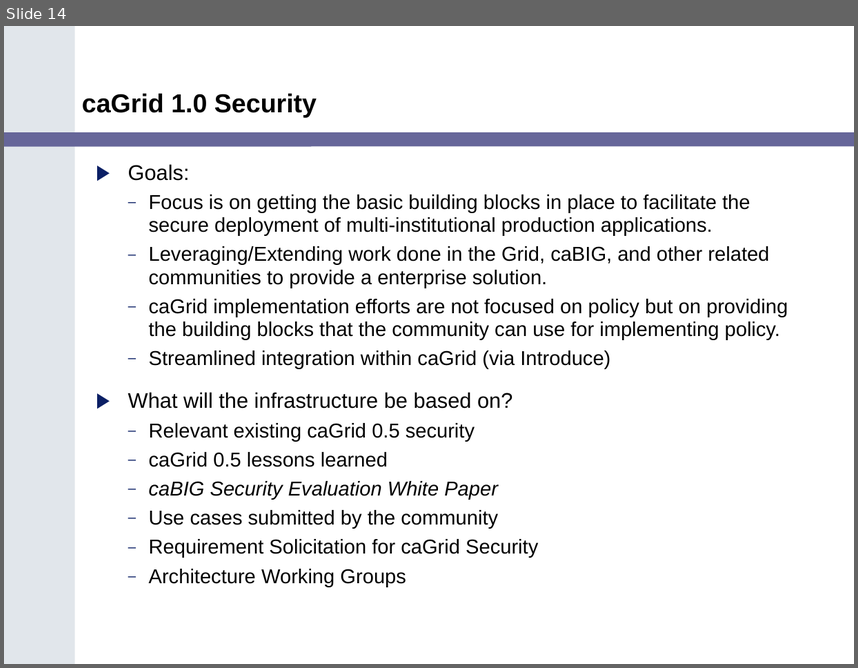
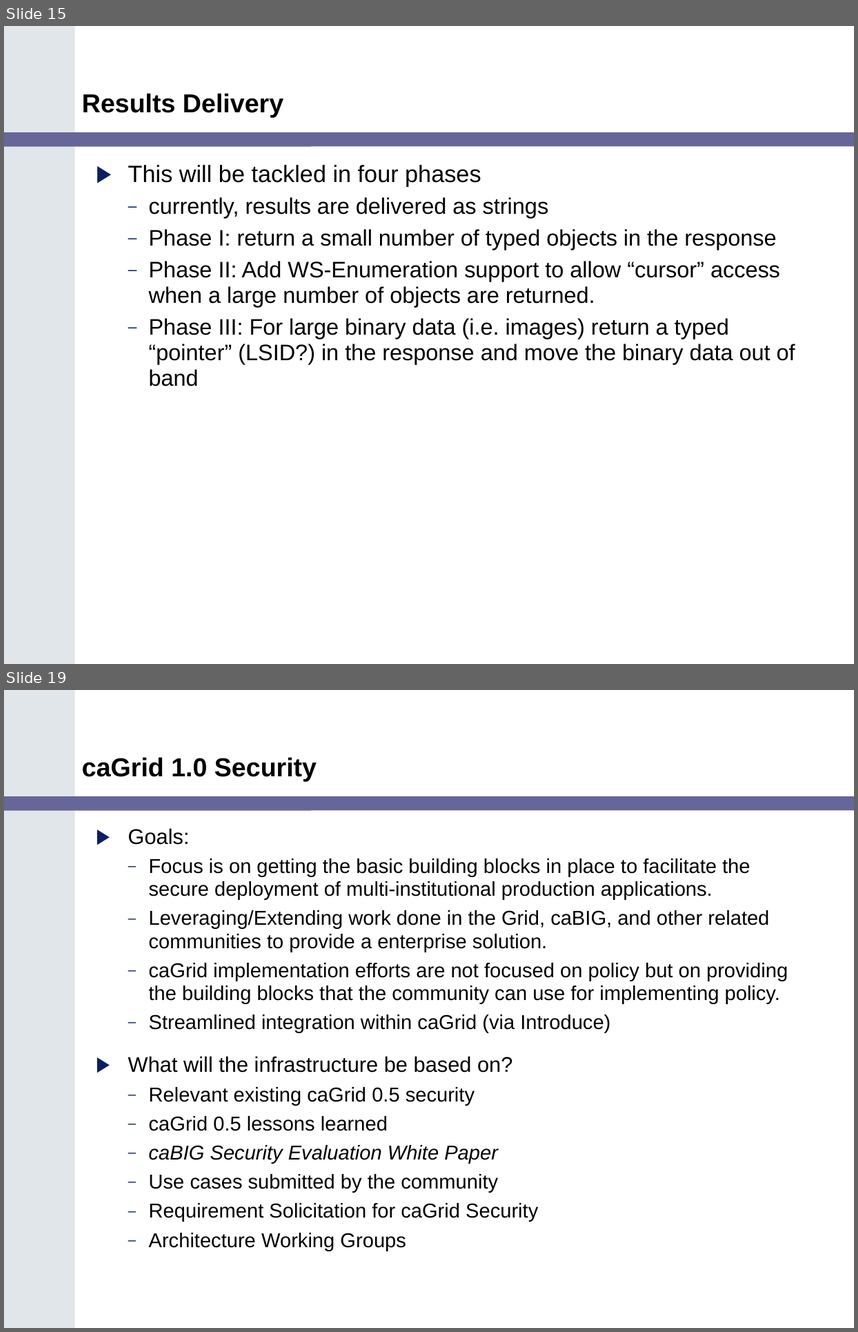
Before and after one commit to NCIP/cagrid-docs, a slide deck: presentations/200602_VCDE_ARCH/caGrid_Update_Arch_VCDE_Feb1.ppt. Shown one above the other, each under a label of ours: slide 14 before the commit, slides 15 and 19 after it; the slides between them are not shown. The pictures are 858x668 and 858x1332 pixels, drawn with LibreOffice and Linux fonts; fonts in the diff are those of the drawing; background and template pictures are left out. Boxes give left, top, right and bottom in pixels: in the first picture for what was removed or moved away, otherwise in the second. Text is boxed around its words. In the diff, an @@ line names an element or a change of style, - is before the commit and + after.

Commit message:
updated with Bill Allcock's slides on data services

```diff
--- a/presentations/200602_VCDE_ARCH/caGrid_Update_Arch_VCDE_Feb1.ppt
+++ b/presentations/200602_VCDE_ARCH/caGrid_Update_Arch_VCDE_Feb1.ppt
@@ slide 15 added at [4,26,854,664], background #FFFFFF; not listed: 2 template elements that a slide beside it also shows @@
@@ title added at [82,93,283,117], 22 pt, text #000000, bold @@
+Results Delivery
@@ text added at [128,165,795,386], 19 pt, text #000000 @@
+▶ This will be tackled in four phases
+  – currently, results are delivered as strings
+  – Phase I: return a small number of typed objects in the response
+  – Phase II: Add WS-Enumeration support to allow “cursor” access when a large number of objects are returned.
+  – Phase III: For large binary data (i.e. images) return a typed “pointer” (LSID?) in the response and move the binary data out of band
@@ what was slide 14 is now slide 19 @@
```
Also in this commit, not shown: 5 other slides added, 1 slide removed.
